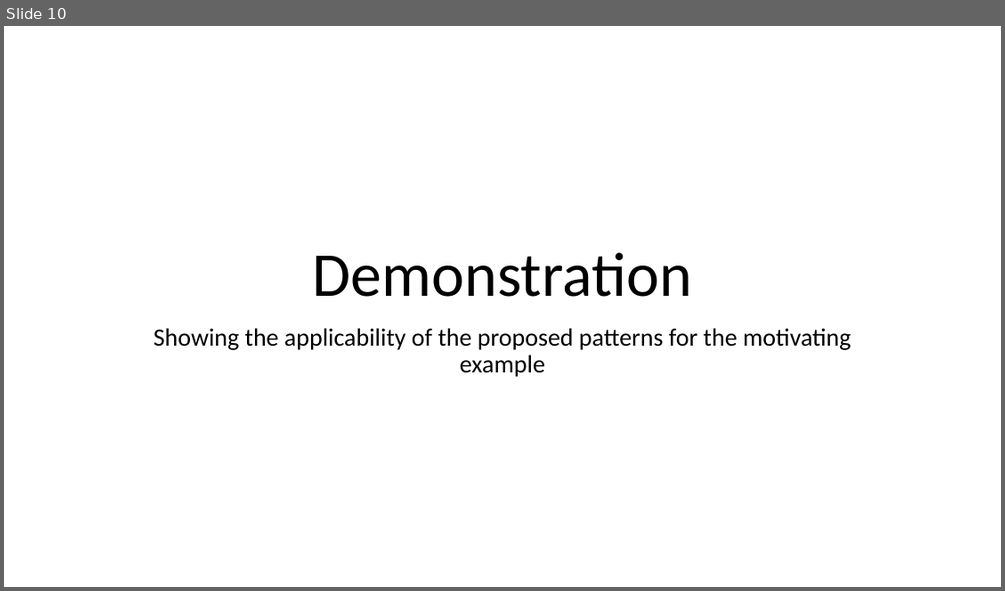
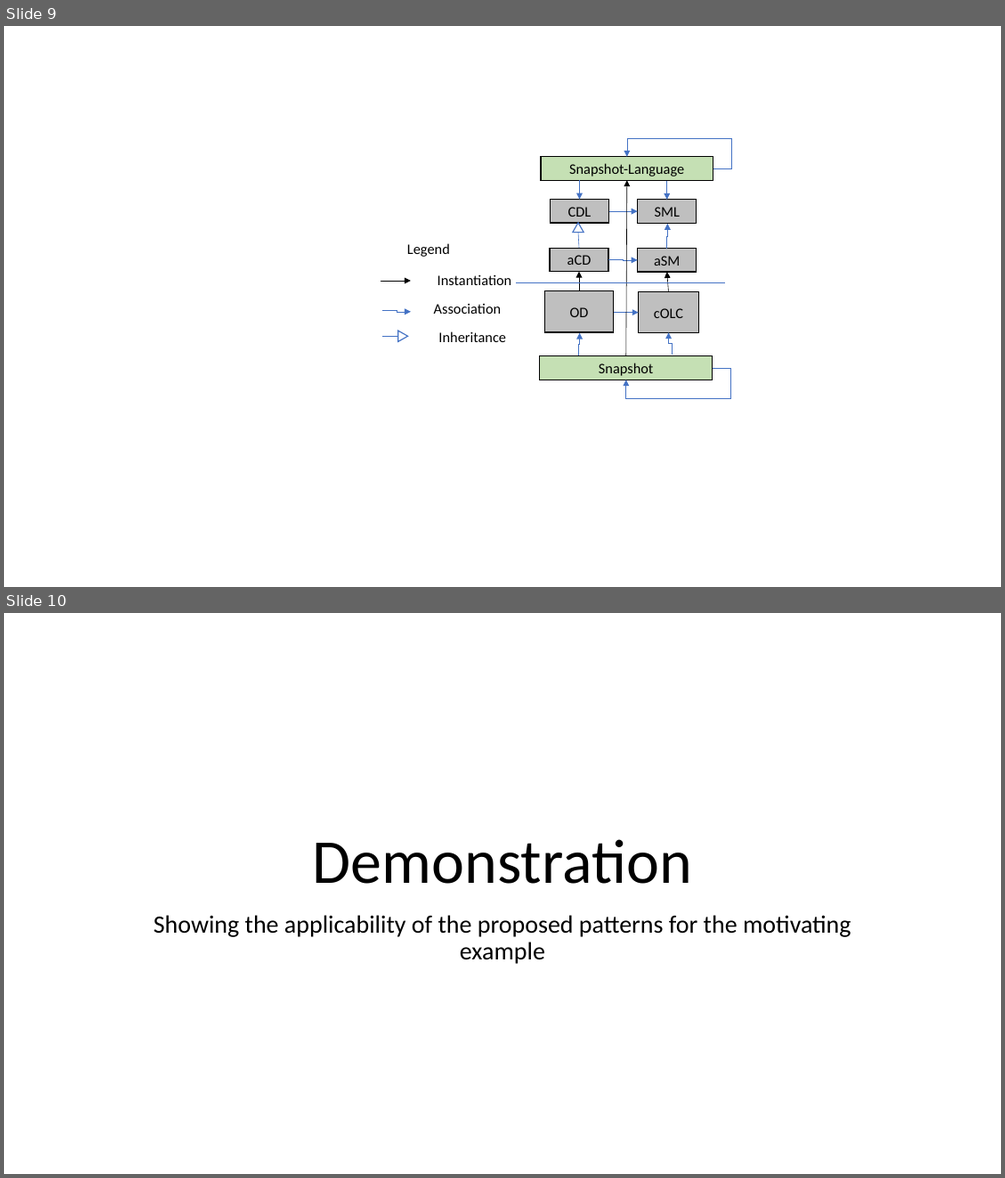
Before and after one commit to cdl-mint/at-journal, a slide deck: figures/2022_AT_Figures.pptx. Shown one above the other, each under a label of ours: slide 10 before the commit, slides 9 and 10 after it. The pictures are 1005x591 and 1005x1178 pixels, drawn with LibreOffice and Linux fonts; fonts in the diff are those of the drawing. Boxes give left, top, right and bottom in pixels: in the first picture for what was removed or moved away, otherwise in the second. Text is boxed around its words. In the diff, an @@ line names an element or a change of style, - is before the commit and + after.

```diff
--- a/figures/2022_AT_Figures.pptx
+++ b/figures/2022_AT_Figures.pptx
@@ slide 9 added at (4, 26, 1001, 587), background #FFFFFF @@
@@ rectangle added at (541, 157, 713, 180), fill #C5E0B4, outline #000000 1 pt, 14 pt, text #000000 @@
+Snapshot-Language
@@ elbow arrow added from (713, 168) to (627, 157), #4472C4 0.5 pt @@
@@ elbow arrow added from (580, 180) to (580, 200), #4472C4 0.5 pt @@
@@ arrow added from (626, 356) to (627, 180), #000000 0.5 pt @@
@@ elbow arrow added from (666, 181) to (667, 200), #4472C4 0.5 pt @@
@@ rectangle added at (550, 200, 609, 223), fill #BFBFBF, outline #000000 1 pt, 14 pt, text #000000 @@
+CDL
@@ elbow arrow added from (609, 211) to (638, 211), #4472C4 0.5 pt @@
@@ rectangle added at (638, 200, 696, 223), fill #BFBFBF, outline #000000 1 pt, 14 pt, text #000000 @@
+SML
@@ triangle added at (573, 223, 584, 232), fill #FFFFFF, outline #4472C4 1 pt @@
@@ line added from (578, 232) to (579, 248), #4472C4 0.5 pt @@
@@ elbow arrow added from (666, 248) to (667, 224), #4472C4 0.5 pt @@
@@ text added at (407, 243, 450, 257), 14 pt, text #000000 @@
+Legend
@@ rectangle added at (550, 248, 609, 272), fill #BFBFBF, outline #000000 1 pt, 14 pt, text #000000 @@
+aCD
@@ elbow arrow added from (608, 259) to (638, 260), #4472C4 0.5 pt @@
@@ rectangle added at (638, 248, 696, 272), fill #BFBFBF, outline #000000 1 pt, 14 pt, text #000000 @@
+aSM
@@ arrow added from (380, 281) to (411, 281), #000000 0.5 pt @@
@@ text added at (437, 274, 512, 285), 14 pt, text #000000 @@
+Instantiation
@@ line added from (725, 282) to (516, 282), #4472C4 0.5 pt @@
@@ rectangle added at (544, 291, 614, 332), fill #BFBFBF, outline #000000 1 pt, 14 pt, text #000000 @@
+OD
@@ arrow added from (579, 291) to (579, 272), #000000 0.5 pt @@
@@ rectangle added at (638, 292, 698, 332), fill #BFBFBF, outline #000000 1 pt, 14 pt, text #000000 @@
+cOLC
@@ arrow added from (669, 292) to (667, 272), #000000 0.5 pt @@
@@ elbow arrow added from (382, 311) to (411, 312), #4472C4 0.5 pt @@
@@ text added at (434, 304, 502, 313), 14 pt, text #000000 @@
+Association
@@ elbow arrow added from (614, 312) to (638, 313), #4472C4 0.5 pt @@
@@ line added from (398, 337) to (382, 337), #4472C4 0.5 pt @@
@@ triangle added at (398, 330, 408, 342), fill #FFFFFF, outline #4472C4 1 pt @@
@@ text added at (438, 331, 506, 342), 14 pt, text #000000 @@
+Inheritance
@@ elbow arrow added from (578, 355) to (580, 332), #4472C4 0.5 pt @@
@@ elbow arrow added from (672, 355) to (669, 332), #4472C4 0.5 pt @@
@@ rectangle added at (540, 356, 713, 379), fill #C5E0B4, outline #000000 1 pt, 14 pt, text #000000 @@
+Snapshot
@@ elbow arrow added from (712, 368) to (626, 379), #4472C4 0.5 pt @@
```
Also in this commit, not shown: 4 slides changed, 8 other slides added, 3 slides removed, 5 other files.
